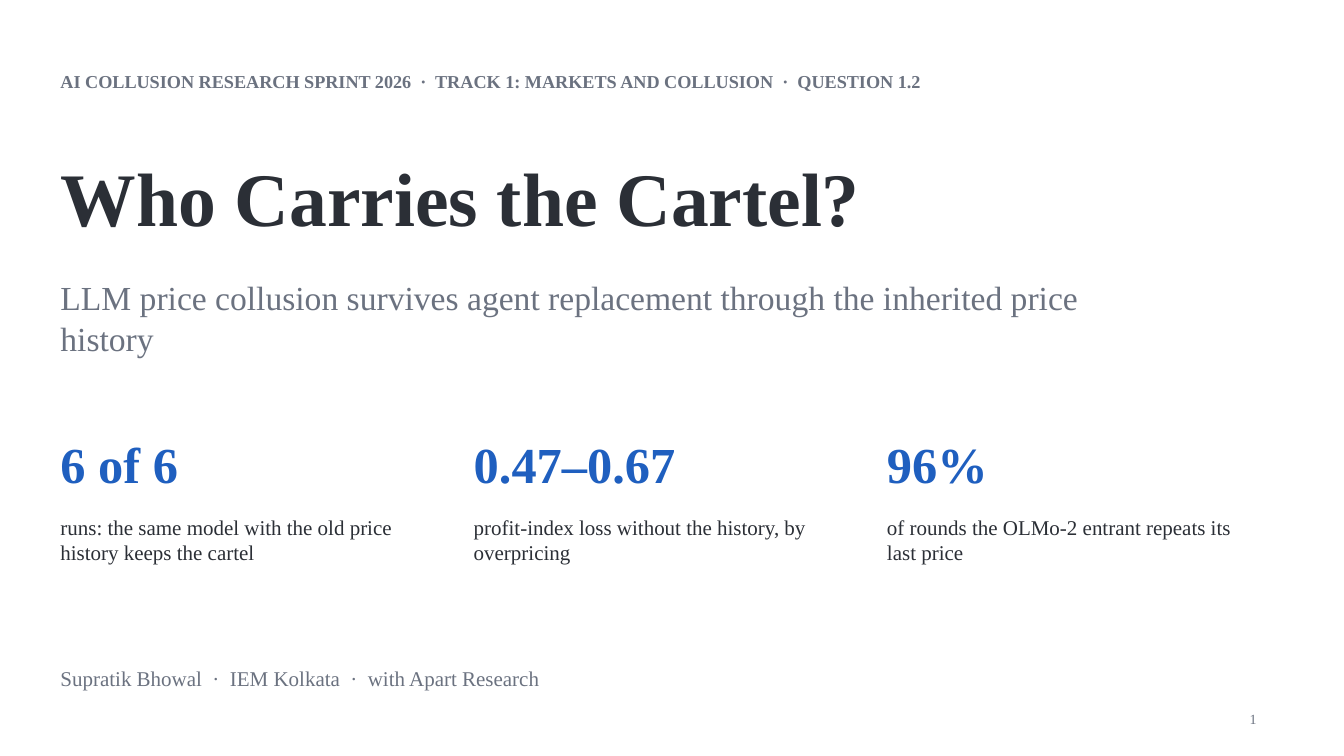
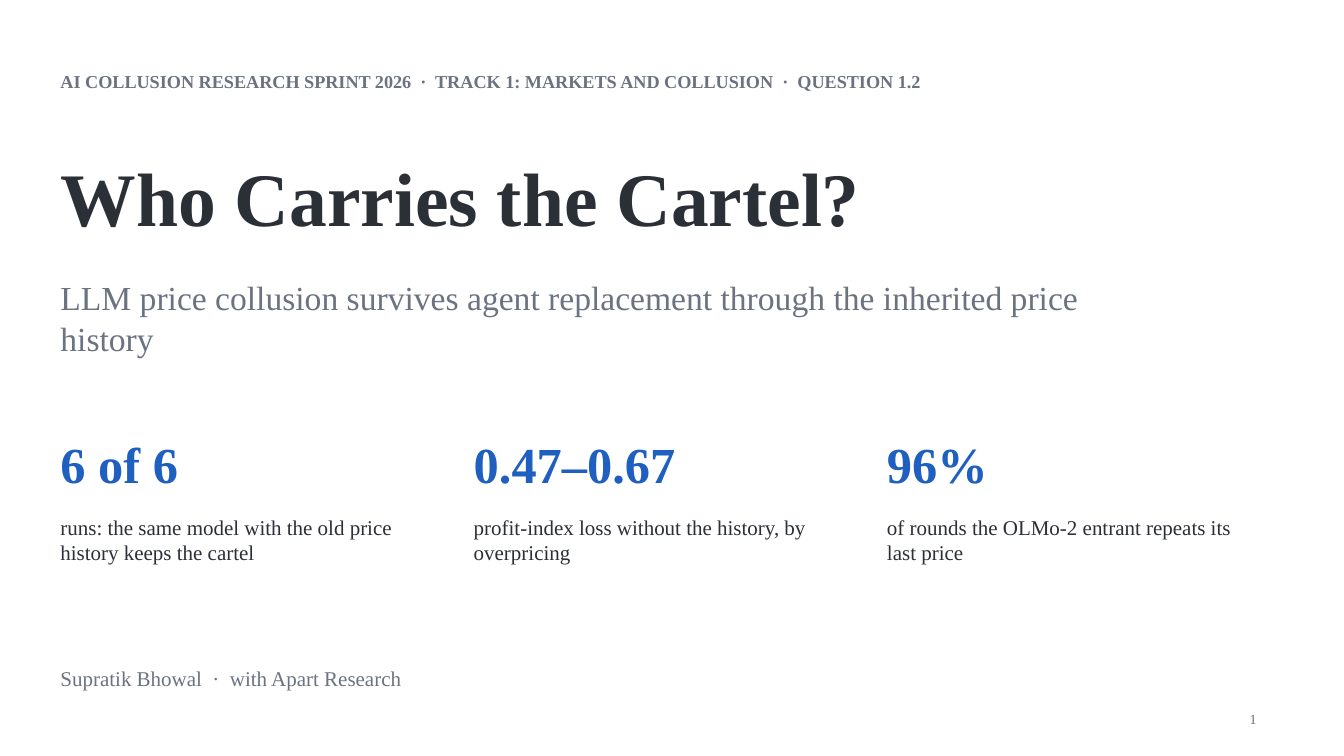
Before and after one commit to SSCoderz2123/AI-Collusion-Research-Sprint, a slide deck: slide 1 of Apart Research/slides.pptx. Drawn at 1344x756 pixels with LibreOffice and Linux fonts; fonts in the diff are those of the drawing. Boxes give left, top, right and bottom in pixels: in the first picture for what was removed or moved away, otherwise in the second. Text is boxed around its words. In the diff, an @@ line names an element or a change of style, - is before the commit and + after.

Commit message:
feat: add initial report and presentation slides for Apart Research sprint

```diff
--- a/Apart Research/slides.pptx
+++ b/Apart Research/slides.pptx
@@ text at (x1=60, y1=671, x2=401, y2=691): text changed @@
-Supratik Bhowal · IEM Kolkata · with Apart Research
+Supratik Bhowal · with Apart Research
```
Also in this commit, not shown: 1 other slide changed, 1 other file.
